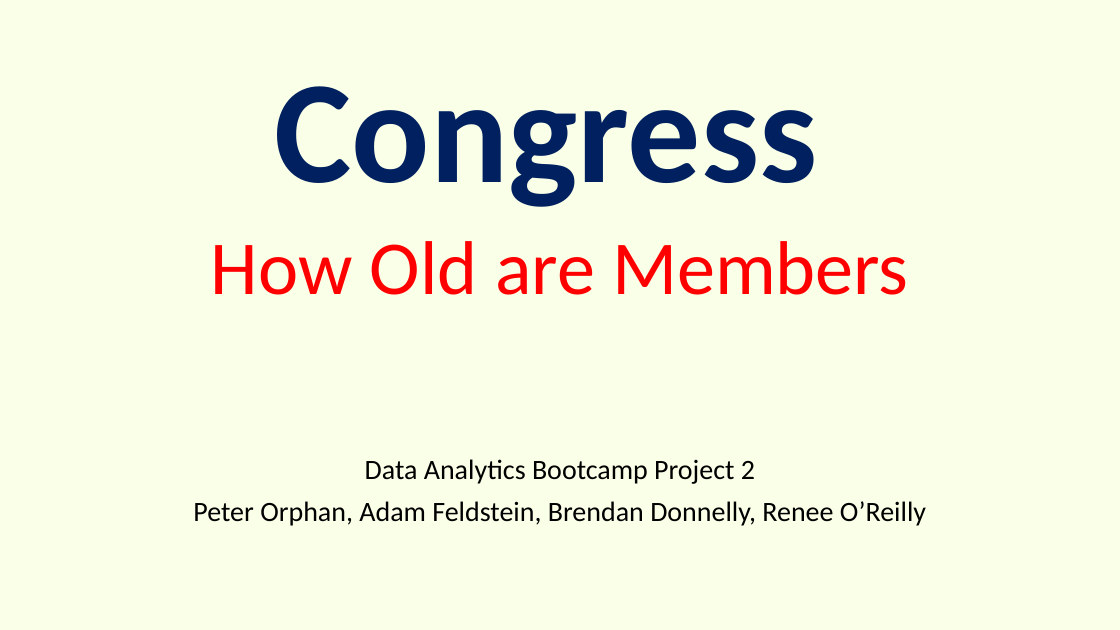
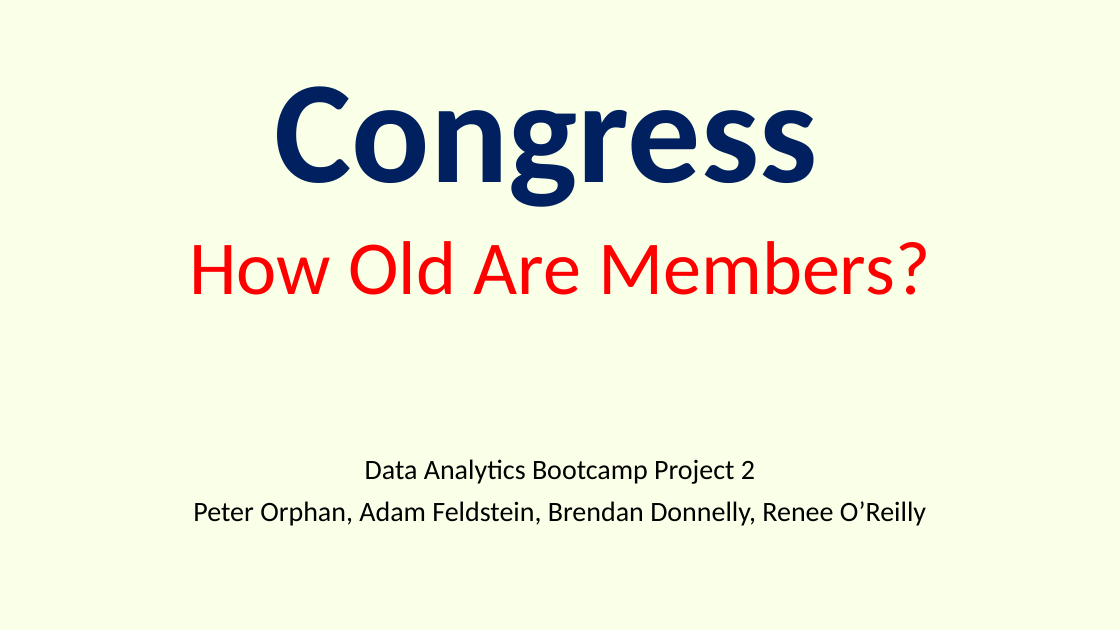
Before and after one commit to peterjorphan/Project-2-Congress, a slide deck: slide 1 of project/Congress.pptx. Drawn at 1120x630 pixels with LibreOffice and Linux fonts; fonts in the diff are those of the drawing. Boxes give left, top, right and bottom in pixels: in the first picture for what was removed or moved away, otherwise in the second. Text is boxed around its words. In the diff, an @@ line names an element or a change of style, - is before the commit and + after.

```diff
--- a/project/Congress.pptx
+++ b/project/Congress.pptx
@@ text at [190, 241, 930, 295]: text changed @@
-How Old are Members
+How Old Are Members?
```
Also in this commit, not shown: 2 other slides changed.
